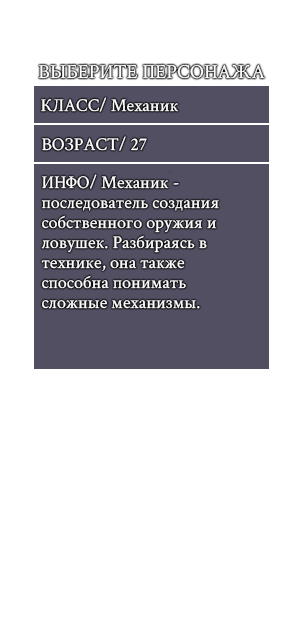
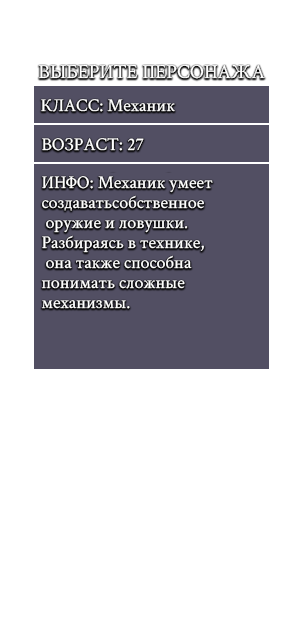
Comparing the layer stacks of the two (303, 624) images. Changes:
renamed "ИНФО/ Механик - последователь создания собственного оружия и ло" to "ИНФО: Механик умеет создаватьсобственное оружие и ловушки. Раз", painted on it over [41,174,219,309]
renamed "ВОЗРАСТ/ 27" to "ВОЗРАСТ: 27", painted on it over [42,136,147,151]
renamed "КЛАСС/ Механик" to "КЛАСС: Механик", painted on it over [41,97,179,112]
